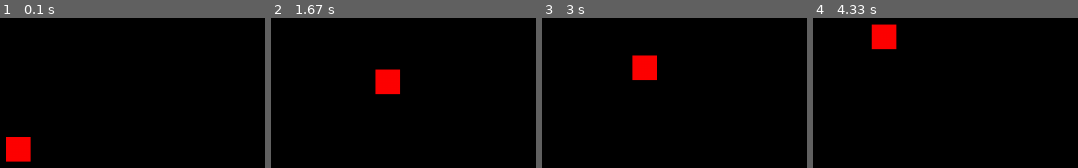
Above: before the commit, frames 1-4 (left to right).
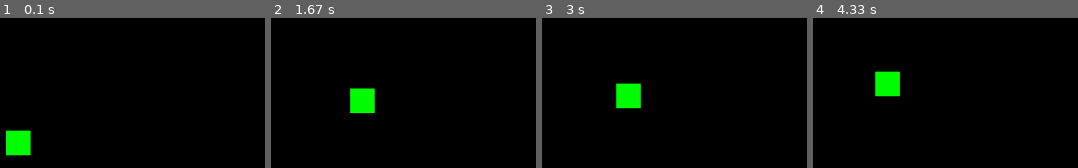
Above: after the commit, the same moments.

Repository: killuari/snake_pygame
Game: pygame game, started from main.py
The game is run twice, just before and just after one commit, with the same random seed, the same clock (stepped at 60 frames per second) and the same inputs.
Inputs:
- Up to frame 1 (0.1 s): no input
- Up to frame 2 (1.67 s): hold Q 0.33-0.8 s; hold D 0.33-0.8 s; hold W from 1.33 s (still down)
- Up to frame 3 (3 s): release W at 1.8 s; hold D 1.83-2.3 s; hold A 2.33-2.87 s; hold S from 2.9 s (still down)
- Up to frame 4 (4.33 s): release S at 3.2 s; hold A 3.23-3.63 s; hold W 3.67-4.03 s; hold D from 4.07 s (still down)

The runs differ from the first frame. In frame 1, 2.0% of the frame differs, in the area x 2-12%, y 74-96%; in frame 2, 3.3%; in frame 3, 3.2%; in frame 4, 3.3%, in the area x 21-33%, y 4-53%.

Commit message:
Update main.py

Diff:
--- a/main.py
+++ b/main.py
@@ -14,22 +14,51 @@
 
     def move(self, dir, dt):
         if dir == "UP":
-            self.pos.y -= 5 * dt
+            self.pos.y -= self.size*3 * dt
         elif dir == "DOWN":
-            self.pos.y += 5 * dt
+            self.pos.y += self.size*3 * dt
         elif dir == "LEFT":
-            self.pos.x -= 5 * dt
+            self.pos.x -= self.size*3 * dt
         elif dir == "RIGHT":
-            self.pos.x += 5 * dt
+            self.pos.x += self.size*3 * dt
+
+    def getPos(self):
+        return self.pos
+
+    def setPos(self, pos):
+        self.pos = pos
 
 class Snake:
     snakeList = []
+    surface = 0
+    size = 0
 
     def __init__(self, surface) -> None:
         self.snakeList.append(SnakeTile(pygame.Vector2(surface.get_width() / 2, surface.get_height() / 2)))
+        self.surface = surface
+        self.size = self.snakeList[-1].size
 
-    def draw():
-        pass
+    def draw(self):
+        for tile in self.getSnakeList():
+            tile.draw(self.surface)
+
+    def move(self, dir, dt):
+        pos = self.snakeList[0].getPos()
+        self.snakeList[0].move(dir, dt)
+        for tile in self.snakeList[1:]:
+            print(pos)
+            print(self.snakeList[0].getPos())
+            p = tile.getPos()
+            print(p)
+            tile.setPos(pos)
+            print(tile.getPos())
+            pos = p
+
+    def addTile(self):
+        self.snakeList.append(SnakeTile(pygame.Vector2(self.surface.get_width() / 2, self.surface.get_height() / 2)))
+
+    def getSnakeList(self):
+        return self.snakeList
 
 
 def main():
@@ -41,7 +70,8 @@
     dt = 0
 
     dir = "UP"
-    player_pos = pygame.Vector2(screen.get_width() / 2, screen.get_height() / 2)
+
+    snake = Snake(screen)
 
     while running:
         # poll for events
@@ -49,20 +79,24 @@
         for event in pygame.event.get():
             if event.type == pygame.QUIT:
                 running = False
+            if event.type == pygame.KEYDOWN:
+                if event.key == pygame.K_q:
+                    snake.addTile()
+                if event.key == pygame.K_w:
+                    dir = "UP"
+                if event.key == pygame.K_s:
+                    dir = "DOWN"
+                if event.key == pygame.K_a:
+                    dir = "LEFT"
+                if event.key == pygame.K_d:
+                    dir = "RIGHT"
+                    for tile in snake.getSnakeList():
+                        print(tile.getPos())
         # fill the screen with a color to wipe away anything from last frame
         screen.fill("black")
 
-        pygame.draw.rect(screen, "red", pygame.Rect(player_pos.x, player_pos.y, 35, 35))
-
-        keys = pygame.key.get_pressed()
-        if keys[pygame.K_w]:
-            player_pos.y -= 300 * dt
-        if keys[pygame.K_s]:
-            player_pos.y += 300 * dt
-        if keys[pygame.K_a]:
-            player_pos.x -= 300 * dt
-        if keys[pygame.K_d]:
-            player_pos.x += 300 * dt
+        snake.move(dir, dt)
+        snake.draw()
 
         # flip() the display to put your work on screen
         pygame.display.flip()
